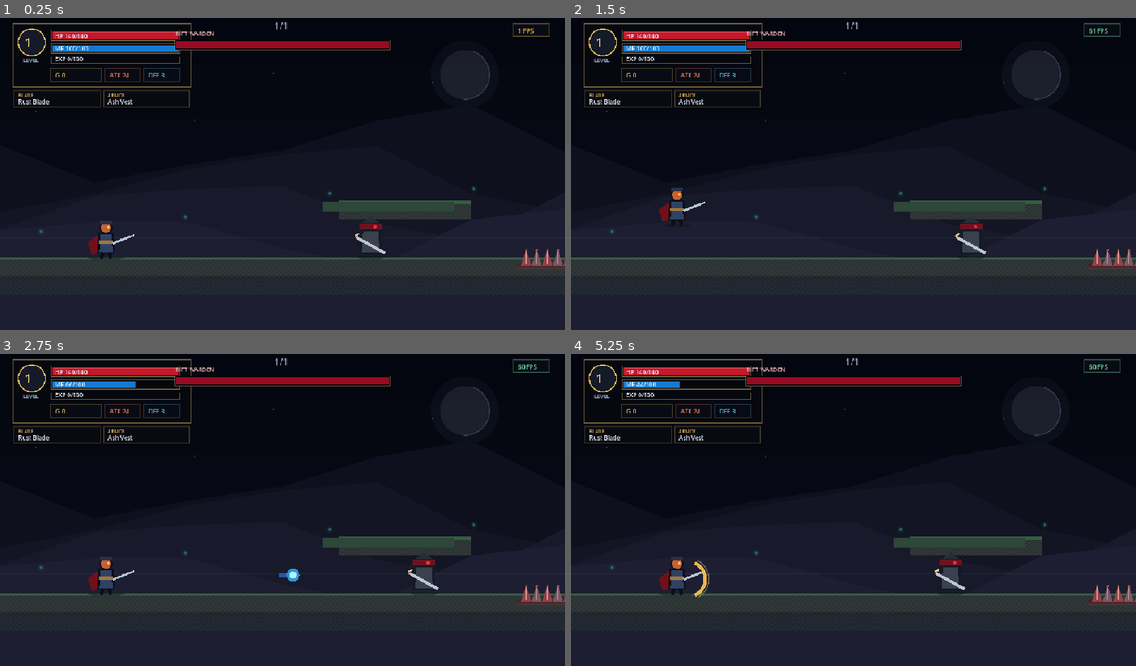
Above: before the commit, frames 1-4 (two rows, left to right).
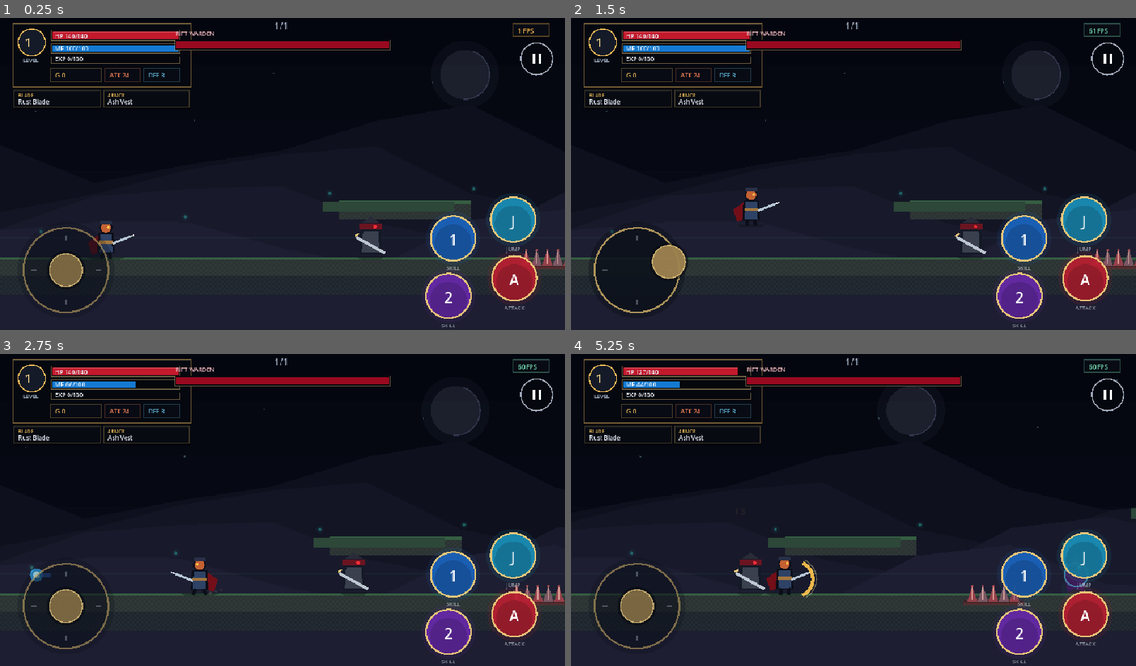
Above: after the commit, the same moments.

Repository: QuachGia1994/ShadowRift
Game: Godot game, scene res://scenes/game.tscn
Same seed, same stepped clock (60 frames per second), same inputs: the game is played once before the commit and once after it.
Inputs (mouse positions are in pixels of both pictures, inside the frame that each line leads up to):
- Up to frame 1 (0.25 s): no input
- Up to frame 2 (1.5 s): tap Enter at 0.5 s; move the mouse to (977, 155) at 0.52 s; hold D 0.53-1.25 s; tap J at 0.6 s; click (977, 155) at 0.67 s; tap Space at 0.77 s; drag from (740, 186) to (1119, 258) at 1.27 s
- Up to frame 3 (2.75 s): move the mouse to (339, 438) at 2.02 s; hold A from 2.03 s (still down); tap L at 2.1 s
- Up to frame 4 (5.25 s): release A at 2.75 s; drag from (825, 572) to (678, 581) at 2.77 s; move the mouse to (1023, 553) at 3.52 s; hold D 3.53-4.25 s; tap K at 3.6 s; tap Space at 3.77 s; drag from (684, 460) to (972, 581) at 4.27 s; move the mouse to (881, 506) at 5.02 s; hold D from 5.03 s (still down); tap J at 5.1 s; click (881, 506) at 5.17 s

The runs differ from the first frame. In frame 1, 5.1% of the frame differs, in the area x 4-98%, y 7-100%; in frame 2, 6.1%; in frame 3, 7.0%; in frame 4, 12%, in the area x 4-100%, y 4-100%.
Error before the commit: Parse Error: Cannot infer the type of "inner" variable because the value doesn't have a set type. (res://scripts/input/mobile_controls.gd:131)

Commit message:
Fix Godot joystick type inference

Diff:
--- a/scripts/input/mobile_controls.gd
+++ b/scripts/input/mobile_controls.gd
@@ -127,9 +127,10 @@
 	draw_circle(center, JOYSTICK_RADIUS + 10.0, Color(0.03, 0.045, 0.075, outer_alpha * 0.45))
 	draw_circle(center, JOYSTICK_RADIUS, Color(0.045, 0.065, 0.105, outer_alpha))
 	draw_arc(center, JOYSTICK_RADIUS, 0.0, TAU, 48, Color(0.78, 0.66, 0.39, 0.86 if active else 0.58), 3.0)
-	for direction in [Vector2.LEFT, Vector2.RIGHT, Vector2.UP, Vector2.DOWN]:
-		var inner := center + direction * 50.0
-		var outer := center + direction * 59.0
+	var directions: Array[Vector2] = [Vector2.LEFT, Vector2.RIGHT, Vector2.UP, Vector2.DOWN]
+	for direction in directions:
+		var inner: Vector2 = center + direction * 50.0
+		var outer: Vector2 = center + direction * 59.0
 		draw_line(inner, outer, Color(0.75, 0.79, 0.86, 0.34), 2.0)
 	var knob_offset := Vector2.ZERO
 	if active:
